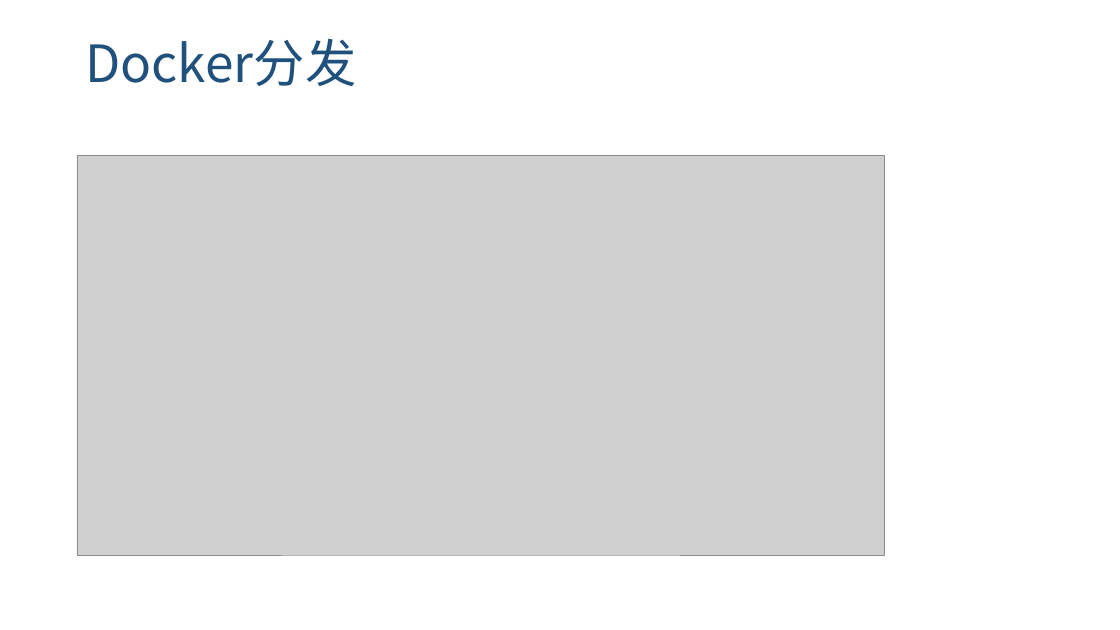
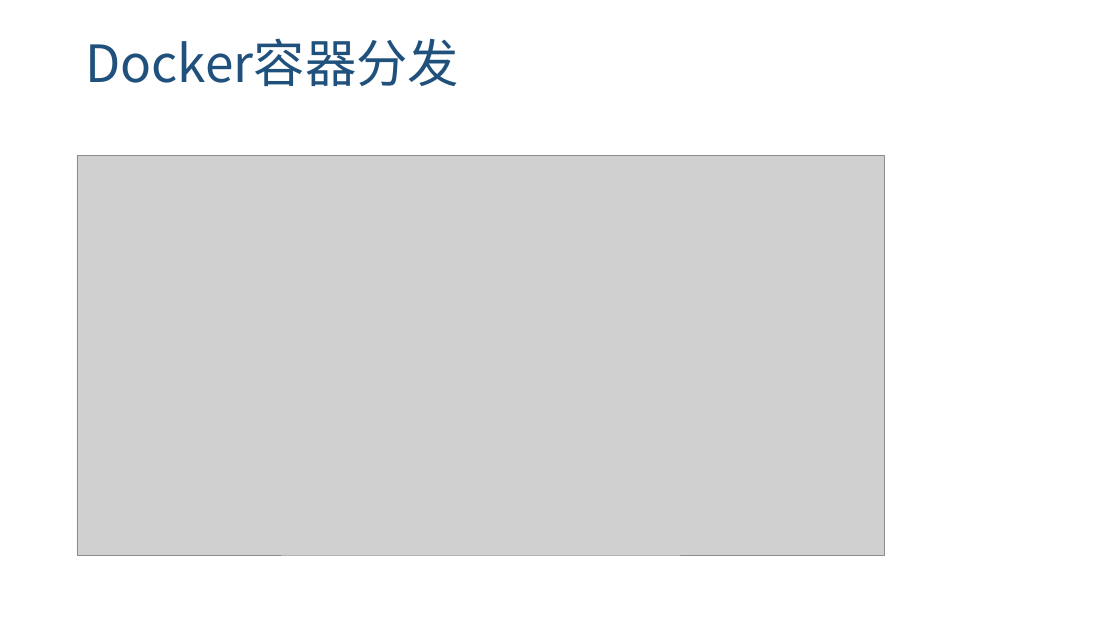
Before and after one commit to kangyifei/intel-minicloud, a slide deck: slide 9 of doc/演示PPT-v1.pptx. Drawn at 1120x630 pixels with LibreOffice and Linux fonts; fonts in the diff are those of the drawing; grey boxes stand for pictures; background and template pictures are left out. Boxes give left, top, right and bottom in pixels: in the first picture for what was removed or moved away, otherwise in the second. Text is boxed around its words. In the diff, an @@ line names an element or a change of style, - is before the commit and + after.

```diff
--- a/doc/演示PPT-v1.pptx
+++ b/doc/演示PPT-v1.pptx
@@ title at bbox=[85, 38, 459, 86]: text changed @@
-Docker分发
+Docker容器分发
```
Also in this commit, not shown: 3 other slides changed.
